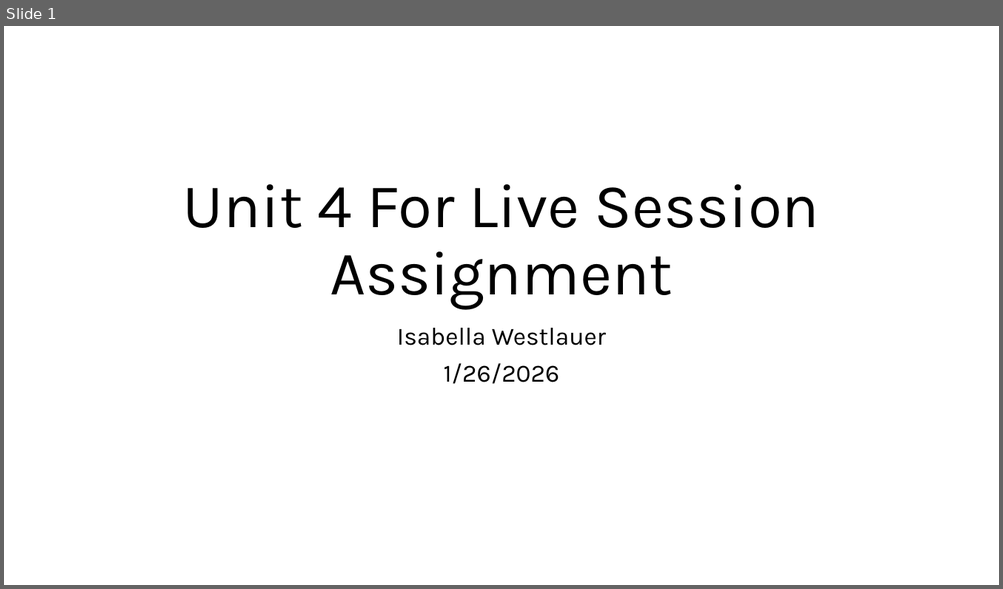
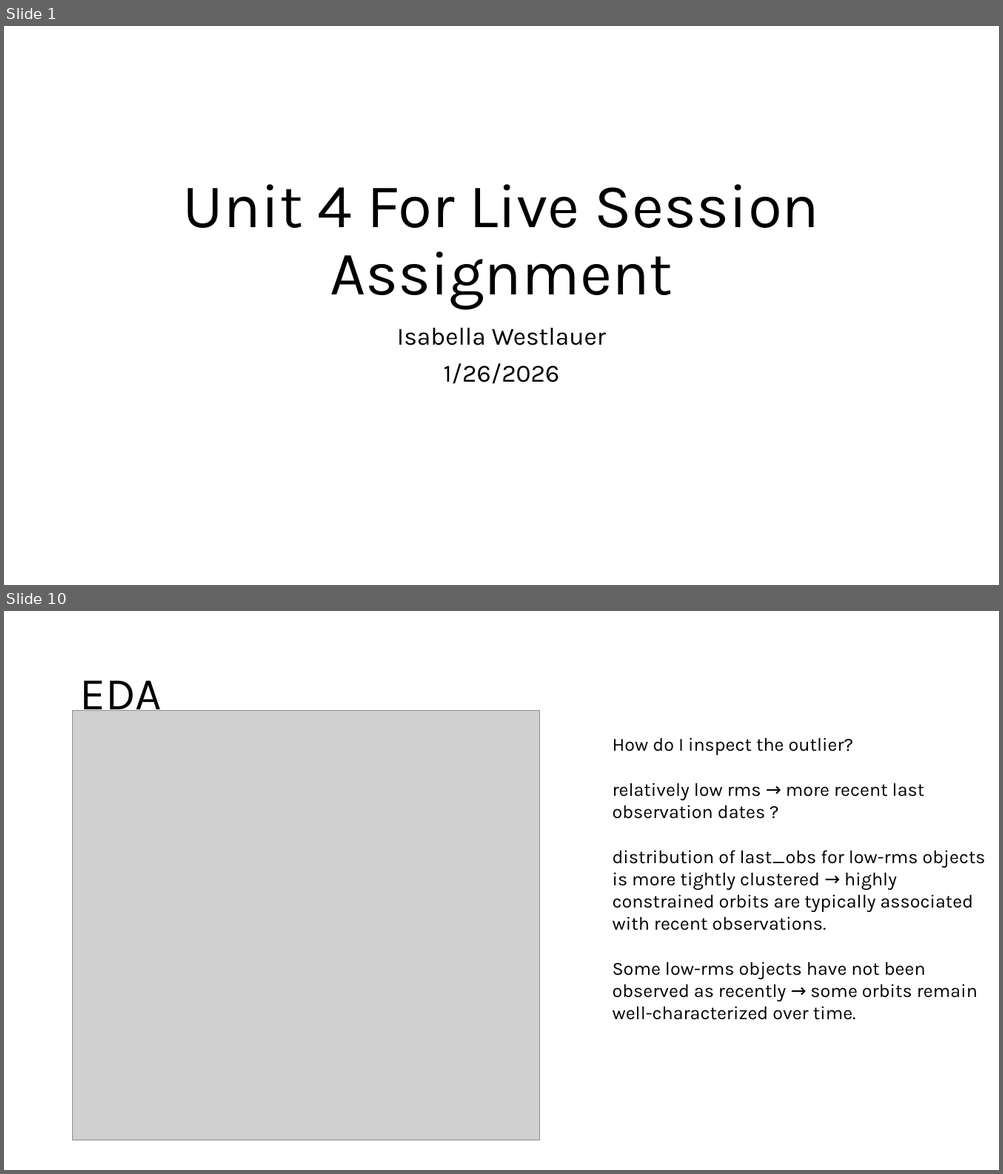
Before and after one commit to Iwestlauer/doing_data_science, a slide deck: Unit 4 Tidyverse/Isabella_Westlauer_FLS_Unit4.pptx. Shown one above the other, each under a label of ours: slide 1 before the commit, slides 1 and 10 after it; the slides between them are not shown. The pictures are 1003x589 and 1003x1174 pixels, drawn with LibreOffice and Linux fonts; fonts in the diff are those of the drawing; grey boxes stand for pictures. Boxes give left, top, right and bottom in pixels: in the first picture for what was removed or moved away, otherwise in the second. Text is boxed around its words. In the diff, an @@ line names an element or a change of style, - is before the commit and + after.

```diff
--- a/Unit 4 Tidyverse/Isabella_Westlauer_FLS_Unit4.pptx
+++ b/Unit 4 Tidyverse/Isabella_Westlauer_FLS_Unit4.pptx
@@ slide 10 added at (4, 611, 999, 1170), background #FFFFFF @@
@@ title added at (79, 681, 162, 721), 44 pt, text #000000 @@
+EDA
@@ picture added at (73, 711, 540, 1141) @@
@@ text added at (612, 738, 985, 1020), 18 pt, text #000000 @@
+How do I inspect the outlier?
+relatively low rms → more recent last observation dates ?
+distribution of last_obs for low-rms objects is more tightly clustered → highly constrained orbits are typically associated with recent observations.
+Some low-rms objects have not been observed as recently → some orbits remain well-characterized over time.
```
Also in this commit, not shown: 4 slides changed, 9 other slides added, 2 slides removed, 7 other files.
